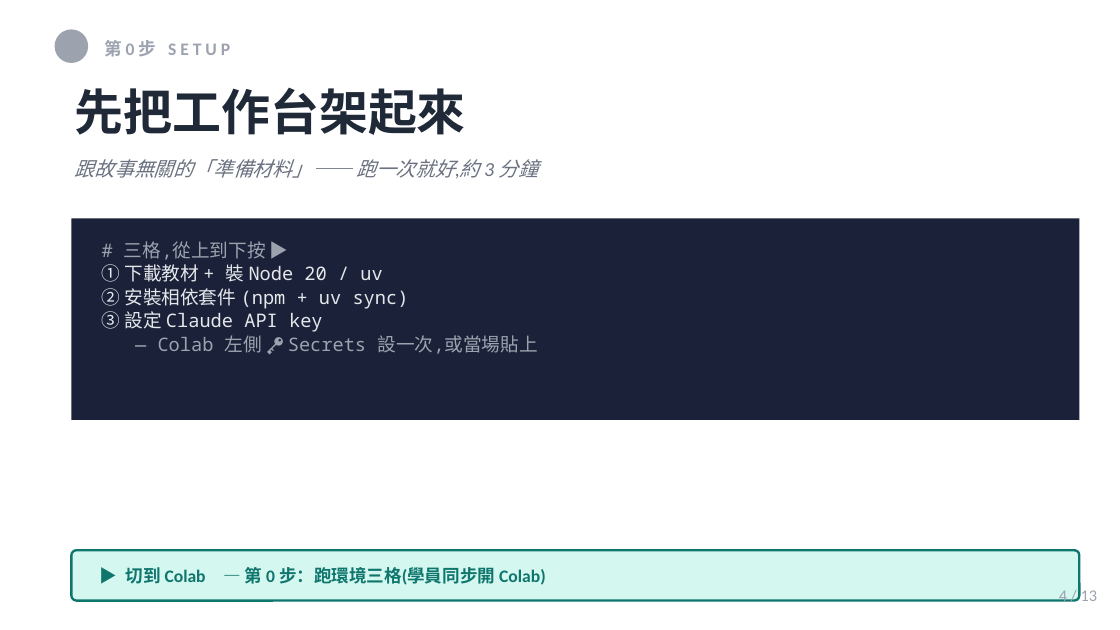
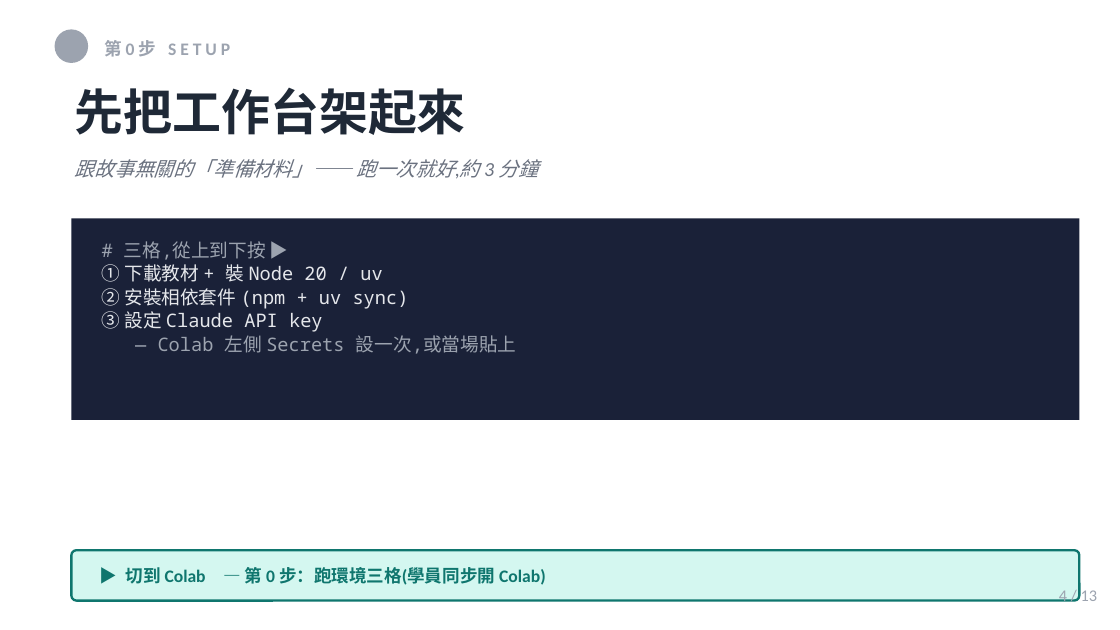
Before and after one commit to UDICatNCHU/nchu-mcp-workshop-2026, a slide deck: slide 4 of slides/04-hands-on-lab.pptx. Drawn at 1120x630 pixels with LibreOffice and Linux fonts; fonts in the diff are those of the drawing. Boxes give left, top, right and bottom in pixels: in the first picture for what was removed or moved away, otherwise in the second. Text is boxed around its words. In the diff, an @@ line names an element or a change of style, - is before the commit and + after.

Commit message:
feat(seg4-slides): 步驟頁加真實程式碼/軌跡 artifact(改善點 2)
hands-on 段原本只「講」程式碼、從不「show」。在三個最具體的時刻放真實 artifact:
- 第1步:加「看得見的 loop」server-log tool_use 軌跡(學員在 Colab 會親眼看到的那串)
- 第2步(L1):「改 docstring」從文字卡換成真實 docstring 程式碼片段
- 第6步(L5):放學員親手寫的 get_today() 真實程式碼(@mcp.tool + datetime)
用既有 dark code_block,概念頁就跟 Colab 實際畫面接起來。
另:清掉 slide 上的 emoji(🔑🔍🚀✏️🔄☰ 在 LibreOffice 會變豆腐),
cue 改以 cell 名稱引導;✓✗→▶ 維持(可正常 render)。

```diff
--- a/slides/04-hands-on-lab.pptx
+++ b/slides/04-hands-on-lab.pptx
@@ text at bbox=[158, 335, 516, 354]: text changed @@
-— Colab 左側 🔑 Secrets 設一次,或當場貼上
+— Colab 左側 Secrets 設一次,或當場貼上
```
Also in this commit, not shown: 5 other slides changed, 1 other file.
